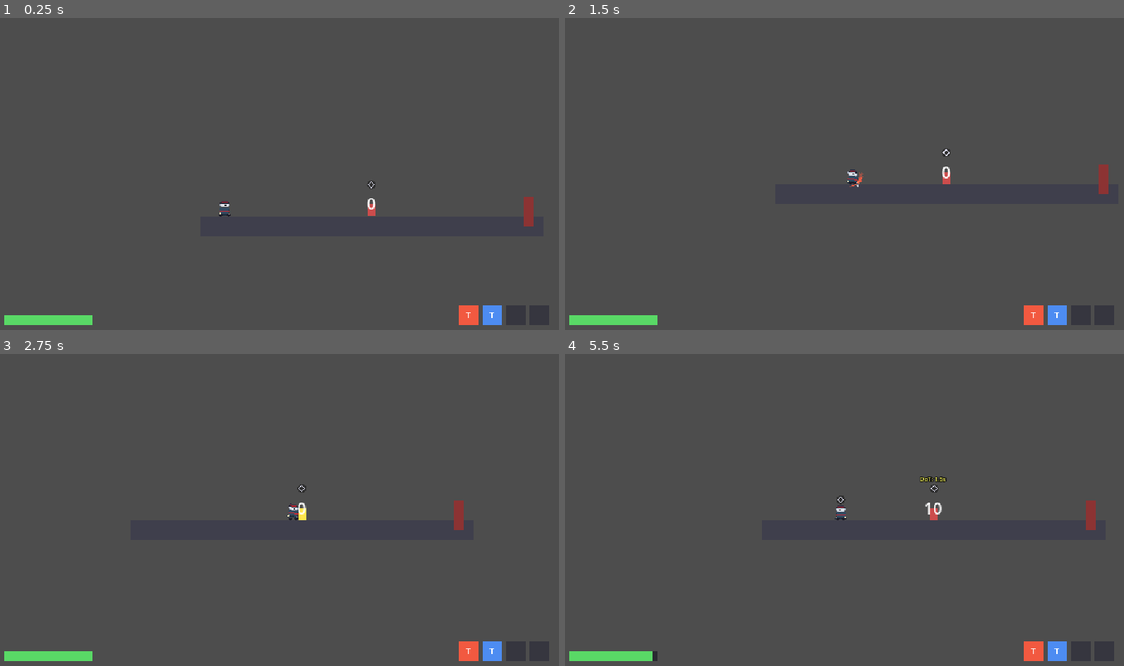
Above: before the commit, frames 1-4 (two rows, left to right).
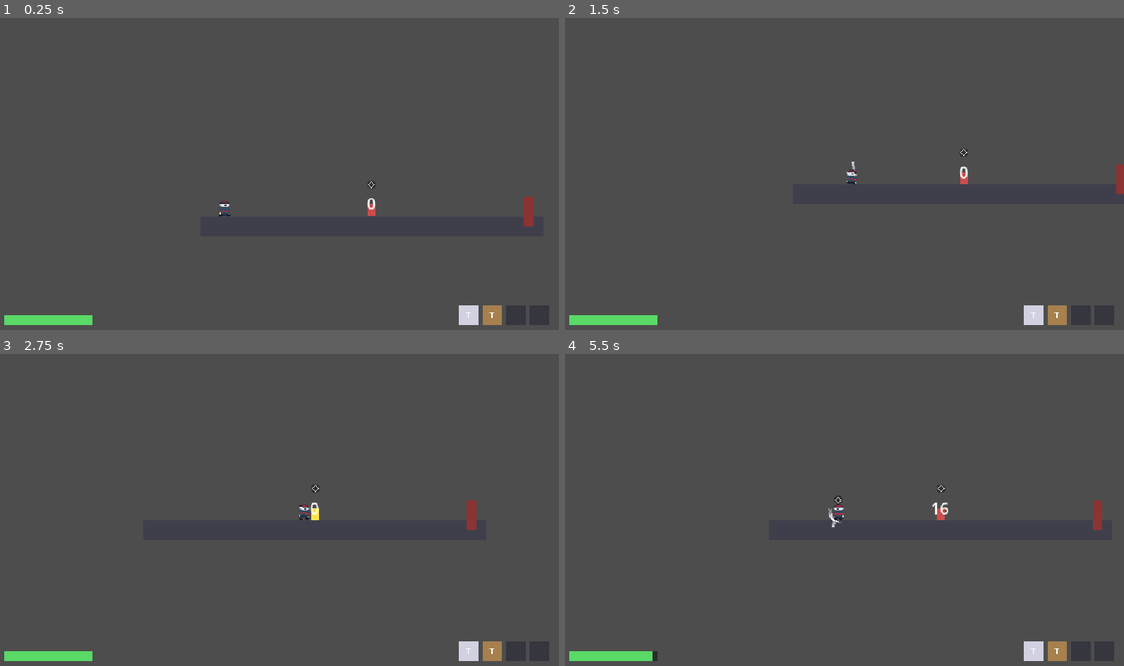
Above: after the commit, the same moments.

Repository: dry700/Elemental-Combat
Game: Godot game, scene res://scenes/world/procedural_run.tscn
The game is run twice, just before and just after one commit, with the same random seed, the same clock (stepped at 60 frames per second) and the same inputs. This scene is started directly instead of the project's main scene.
Inputs (mouse positions are in pixels of both pictures, inside the frame that each line leads up to):
- Up to frame 1 (0.25 s): no input
- Up to frame 2 (1.5 s): tap Enter at 0.5 s; move the mouse to (967, 161) at 0.52 s; hold D (move_right) 0.53-1.25 s; click (967, 161) at 0.6 s; tap Space (jump) at 0.77 s; drag from (727, 192) to (1118, 180) at 1.27 s
- Up to frame 3 (2.75 s): move the mouse to (335, 441) at 2.02 s; hold D (move_right) from 2.03 s (still down); tap Shift (dodge) at 2.1 s
- Up to frame 4 (5.5 s): release D (move_right) at 2.75 s; drag from (810, 575) to (866, 513) at 2.77 s; move the mouse to (1012, 559) at 3.52 s; hold A (move_left) 3.53-4.25 s; tap 2 (equip_slot_2) at 3.6 s; tap Space (jump) at 3.77 s; drag from (671, 466) to (900, 538) at 4.27 s; move the mouse to (872, 513) at 5.02 s; hold S (drop_down) from 5.03 s (still down); tap Alt at 5.1 s; click (872, 513) at 5.17 s

The runs differ from the first frame. In frame 1, 0.4% of the frame differs, in the area x 82-90%, y 92-99%; in frame 2, 1.0%; in frame 3, 1.1%; in frame 4, 1.1%, in the area x 47-97%, y 39-99%.

Commit message:
first design direction

Diff:
--- a/scenes/world/procedural_run.tscn
+++ b/scenes/world/procedural_run.tscn
@@ -2,8 +2,8 @@
 
 [ext_resource type="PackedScene" uid="uid://bmbw0pwhhdvtt" path="res://scenes/player/player.tscn" id="1_player"]
 [ext_resource type="Script" uid="uid://dw17afsho5lsv" path="res://scripts/world/procedural_run.gd" id="2_script"]
-[ext_resource type="Resource" uid="uid://jj5lubul6ds" path="res://scripts/resources/weapons/training_dagger.tres" id="3_weapon"]
-[ext_resource type="Resource" uid="uid://qrytbfi2t63m" path="res://scripts/resources/weapons/training_spear.tres" id="4_mfidv"]
+[ext_resource type="Resource" uid="uid://bc7olf67v3v54" path="res://scripts/resources/weapons/training_greatsword.tres" id="3_mfidv"]
+[ext_resource type="Resource" uid="uid://dwwgfkhfq14ht" path="res://scripts/resources/weapons/training_hammer.tres" id="4_6ap3y"]
 
 [node name="ProceduralRun" type="Node2D" unique_id=1270196363]
 script = ExtResource("2_script")
@@ -11,5 +11,5 @@
 [node name="RoomContainer" type="Node2D" parent="." unique_id=2017555854]
 
 [node name="Player" parent="." unique_id=361648020 instance=ExtResource("1_player")]
-weapon = ExtResource("3_weapon")
-secondary_weapon = ExtResource("4_mfidv")
+weapon = ExtResource("3_mfidv")
+secondary_weapon = ExtResource("4_6ap3y")
--- a/scripts/reactions/ElementalCombatant.gd
+++ b/scripts/reactions/ElementalCombatant.gd
@@ -100,6 +100,7 @@
 var disable_effect := DisableEffect.new()
 
 var _element_indicator: ElementIndicator
+var _dot_indicator: DotIndicator
 var _debug_label: Label
 
 
@@ -111,6 +112,12 @@
 	status.status_applied.connect(func(element: StringName, _charge: int) -> void: _element_indicator.set_element(element))
 	status.status_cleared.connect(func(_element: StringName) -> void: _element_indicator.set_element(Elements.NONE))
 	disable_effect.expired.connect(func() -> void: disabled_expired.emit())
+
+	_dot_indicator = DotIndicator.new()
+	_dot_indicator.position = indicator_offset + Vector2(10, -6)
+	add_child(_dot_indicator)
+	dot_effect.applied.connect(func(source: StringName) -> void: _dot_indicator.set_source_element(source))
+	dot_effect.expired.connect(func() -> void: _dot_indicator.set_source_element(Elements.NONE))
 
 	if show_debug_readout:
 		_debug_label = Label.new()
@@ -315,7 +322,7 @@
 				# did, not just takes a lump of damage. Attacker excluded
 				# from the chain as a bystander, same caveat as Overgrowth.
 				status.apply(generated, hit_data.charge)
-				dot_effect.apply(3.5 if sinh_tier2 else 2.5, 1.0, 4.5 if sinh_tier2 else 3.5)
+				dot_effect.apply(3.5 if sinh_tier2 else 2.5, 1.0, 4.5 if sinh_tier2 else 3.5, Elements.HOA)
 				_propagate_wildfire(sinh_tier2, generated, hit_data.charge, hit_data.source)
 			elif Elements.pair_is(result.reaction_pair, Elements.HOA, Elements.THO):
 				# Cinder Bloom: "AoE burn; scorched terrain spreads Earth
@@ -350,9 +357,9 @@
 			if Elements.pair_is(result.reaction_pair, Elements.HOA, Elements.KIM):
 				# Molten: removes metal armor (status.clear() above) + DoT.
 				if thua:
-					dot_effect.apply(5.0, 1.0, 6.0)
+					dot_effect.apply(5.0, 1.0, 6.0, Elements.HOA)
 				else:
-					dot_effect.apply(3.0, 1.0, 4.0)
+					dot_effect.apply(3.0, 1.0, 4.0, Elements.HOA)
 			elif Elements.pair_is(result.reaction_pair, Elements.THO, Elements.THUY):
 				# Silt: slows movement. Telegraph-obscure deferred (A.7 —
 				# no telegraph system exists yet).
@@ -424,7 +431,7 @@
 			continue
 		if global_position.distance_to(other.global_position) <= OVERGROWTH_RADIUS:
 			other.disable_effect.apply(root_duration, base_root)
-			other.dot_effect.apply(dot_dps, 0.5, root_duration)
+			other.dot_effect.apply(dot_dps, 0.5, root_duration, Elements.MOC)
 			other.add_to_group(OVERGROWTH_GROUP)
 			other.status.apply(generated_element, charge)
 
@@ -452,7 +459,7 @@
 			other.remove_from_group(OVERGROWTH_GROUP)
 			other.status.apply(generated_element, charge)
 			other.bonus_damage_dealt.emit(bonus_damage)
-			other.dot_effect.apply(3.5 if tier2 else 2.5, 1.0, 4.5 if tier2 else 3.5)
+			other.dot_effect.apply(3.5 if tier2 else 2.5, 1.0, 4.5 if tier2 else 3.5, Elements.HOA)
 
 
 ## Cinder Bloom's immediate half — an AoE burn to everyone currently
@@ -470,7 +477,7 @@
 		if other == null or other == bystander:
 			continue
 		if global_position.distance_to(other.global_position) <= CINDER_BLOOM_BURN_RADIUS:
-			other.dot_effect.apply(burn_dps, 1.0, 3.0)
+			other.dot_effect.apply(burn_dps, 1.0, 3.0, Elements.HOA)
 
 ## A.7 Burst: "an instant radius pulse with no duration or spawned
 ## object lifetime to manage" — Sever's armor shred and Root Break's
@@ -478,7 +485,7 @@
 ## smaller than Overgrowth/Cinder Bloom's own AoE radii — a "pulse"
 ## should read as tighter and more immediate than a lingering AoE, and
 ## Khắc reactions are meant to read as disruption, not a big area clear.
-const BURST_RADIUS: float = 50.0
+const BURST_RADIUS: float = 25.0
 
 
 ## Sever's Burst: shreds armor on everyone caught in the pulse, not just
--- a/scripts/reactions/dot_effect.gd
+++ b/scripts/reactions/dot_effect.gd
@@ -6,21 +6,29 @@
 ## how ElementalStatus and Charge already work elsewhere in this project.
 
 signal expired
+signal applied(source_element: StringName)
 
 var damage_per_tick: float = 0.0
 var tick_interval: float = 1.0
 var active: bool = false
+var source_element: StringName = Elements.NONE
 
 var _remaining_duration: float = 0.0
 var _time_since_last_tick: float = 0.0
 
 
-func apply(p_damage_per_tick: float, p_tick_interval: float, p_duration: float) -> void:
+## p_source_element is optional and defaults to NONE — every existing
+## 3-argument call site (tests, debug_apply_test_effects) keeps working
+## unchanged; only call sites that care about showing a DoT-source icon
+## need to pass it.
+func apply(p_damage_per_tick: float, p_tick_interval: float, p_duration: float, p_source_element: StringName = Elements.NONE) -> void:
 	damage_per_tick = p_damage_per_tick
 	tick_interval = p_tick_interval
 	_remaining_duration = p_duration
 	_time_since_last_tick = 0.0
+	source_element = p_source_element
 	active = true
+	applied.emit(source_element)
 
 
 ## Returns the damage to apply this frame — 0.0 most frames, damage_per_tick
@@ -52,3 +60,4 @@
 
 func clear() -> void:
 	active = false
+	source_element = Elements.NONE
--- a/scripts/resources/enemies/kim_spirit_stats.tres
+++ b/scripts/resources/enemies/kim_spirit_stats.tres
@@ -8,6 +8,7 @@
 attack_range = 15.0
 chase_speed = 0.0
 damage = 6.0
+max_health = 100.0
 knockback_strength = 90.0
 attack_cooldown = 1.4
 element = &"kim"
--- /dev/null
+++ b/scripts/ui/dot_indicator.gd
@@ -0,0 +1,48 @@
+class_name DotIndicator
+extends Node2D
+## Small secondary icon showing WHICH element is behind an active DoT.
+## Uses a DEDICATED droplet shape (dot_tick.png) rather than reusing
+## ElementIndicator's own status glyphs — those five shapes (diamond,
+## spiral, wave, zigzag, dot-grid) already mean "this status is active";
+## reusing one here would show the same icon twice whenever a DoT's
+## source happens to match the current status (the common case), with
+## no visual distinction between "you HAVE this status" and "you're
+## TAKING damage from it." The droplet is tinted per-element via the
+## same shared shader ElementIndicator/SlashVFX/HitParticles all use, so
+## adding this didn't require inventing a second tinting mechanism —
+## just a second base shape for that one mechanism to tint.
+
+const TEXTURE_PATH: String = "res://assets/sprites/vfx/dot_tick.png"
+const HALF_SCALE: float = 0.75  ## Smaller than the main status glyph — a secondary read, not competing for primary attention.
+
+var _element: StringName = Elements.NONE
+var _sprite: Sprite2D = null
+
+
+func _ready() -> void:
+	visible = false
+	scale = Vector2(HALF_SCALE, HALF_SCALE)
+
+
+func set_source_element(element: StringName) -> void:
+	if element == _element:
+		return
+	_element = element
+	visible = element != Elements.NONE
+	_update_sprite()
+
+
+func _update_sprite() -> void:
+	if _element == Elements.NONE:
+		if _sprite != null:
+			_sprite.visible = false
+		return
+	if _sprite == null:
+		if not ResourceLoader.exists(TEXTURE_PATH):
+			return
+		_sprite = Sprite2D.new()
+		_sprite.texture_filter = CanvasItem.TEXTURE_FILTER_NEAREST
+		_sprite.texture = load(TEXTURE_PATH)
+		add_child(_sprite)
+	_sprite.visible = true
+	ElementIndicator.apply_element_tint(_sprite, _element)
--- a/scripts/ui/element_indicator.gd
+++ b/scripts/ui/element_indicator.gd
@@ -14,6 +14,8 @@
 ##
 ##   status.status_applied.connect(func(e, _c): indicator.set_element(e))
 ##   status.status_cleared.connect(func(_e): indicator.set_element(Elements.NONE))
+
+const GLYPH_DIR: String = "res://assets/sprites/vfx/glyphs/"  # was already here; DotIndicator now also reads this directly rather than duplicating the path.
 
 const HALF_SIZE: float = 3.0
 const LINE_WIDTH: float = 0.8
--- /dev/null
+++ b/test/gut_pre_run_hook.gd
@@ -0,0 +1,17 @@
+extends GutHookScript
+## Reconfigures the window BEFORE any tests run, so GUT's own result
+## panel renders at readable native resolution instead of being forced
+## through project.godot's low-res-then-stretch pixel-art pipeline
+## (576x324 native, built for 16px sprites — not test output text).
+## This only touches the window for THIS gut run; project.godot's
+## actual settings, and the real game, are never modified.
+
+func run():
+	var root := (Engine.get_main_loop() as SceneTree).root
+	root.content_scale_mode = Window.CONTENT_SCALE_MODE_DISABLED
+	root.content_scale_size = Vector2i.ZERO  # was the missing piece — without this, the viewport can keep its old 576x324 base even after content_scale_mode changes
+	root.size = Vector2i(1000, 700)
+
+	if DisplayServer.get_screen_count() > 1:
+		var second_screen := DisplayServer.screen_get_usable_rect(1)
+		root.position = second_screen.position
--- a/test/integration/test_elemental_combatant_reactions.gd
+++ b/test/integration/test_elemental_combatant_reactions.gd
@@ -48,6 +48,7 @@
 	target.handle_hit(_hit(Elements.THUY, 1))
 	assert_true(target.disable_effect.is_active(), "rooted")
 	assert_true(target.dot_effect.active)
+	assert_eq(target.dot_effect.source_element, Elements.MOC, "root damage should read as plant-sourced, not fire")
 	assert_true(target.is_in_group(ElementalCombatant.OVERGROWTH_GROUP))
 
 func test_overgrowth_spreads_to_a_nearby_combatant():
@@ -122,6 +123,7 @@
 	target.handle_hit(_hit(Elements.HOA, 1))
 	assert_false(target.status.has_status())
 	assert_almost_eq(target.dot_effect.damage_per_tick, 3.0, 0.01)
+	assert_eq(target.dot_effect.source_element, Elements.HOA, "burn should show a fire glyph even after the Kim status is cleared")
 
 func test_molten_thua_applies_stronger_dot():
 	target.status.apply(Elements.KIM, 1)
@@ -152,7 +154,7 @@
 	var nearby := ElementalCombatant.new()
 	nearby.show_debug_readout = false
 	add_child_autofree(nearby)
-	nearby.global_position = target.global_position + Vector2(60, 0)  # inside BURST_RADIUS
+	nearby.global_position = target.global_position + Vector2(15, 0)  # inside BURST_RADIUS
 
 	target.status.apply(Elements.THO, 1)
 	target.handle_hit(_hit(Elements.MOC, 1))
@@ -182,7 +184,7 @@
 	nearby.show_debug_readout = false
 	add_child_autofree(nearby)
 	nearby.armor = 10.0
-	nearby.global_position = target.global_position + Vector2(60, 0)  # inside BURST_RADIUS
+	nearby.global_position = target.global_position + Vector2(15, 0)  # inside BURST_RADIUS
 
 	target.armor = 10.0
 	target.status.apply(Elements.MOC, 1)
--- a/test/unit/test_sprite_visual.gd
+++ b/test/unit/test_sprite_visual.gd
@@ -36,4 +36,4 @@
 	var visual := SpriteVisual.new()
 	visual.entity_id = "player"
 	add_child_autofree(visual)
-	assert_true(true, "should warn, not error")
+	assert_push_error("has no fallback_polygon")
--- a/test/unit/test_weapon_stats.gd
+++ b/test/unit/test_weapon_stats.gd
@@ -46,8 +46,8 @@
 
 func test_new_weapon_stats_have_sane_lunge_range_and_combo_defaults():
 	var w := WeaponStats.new()
-	assert_eq(w.lunge_speed, 150.0)
-	assert_eq(w.reach, 14.0)
-	assert_eq(w.hitbox_radius, 10.0)
+	assert_eq(w.lunge_speed, 75.0)
+	assert_eq(w.reach, 7.0)
+	assert_eq(w.hitbox_radius, 5.0)
 	assert_eq(w.combo_steps.size(), 1)
 	assert_almost_eq(w.combo_damage_step_multiplier, 1.0, 0.01)
Not shown, changed: .gutconfig.json
Binary file added: assets/sprites/vfx/dot_tick.png
Not shown, added: assets/sprites/vfx/dot_tick.png.import
Not shown, added: scripts/ui/dot_indicator.gd.uid
Not shown, added: test/gut_pre_run_hook.gd.uid
Not shown, added: Design.md
